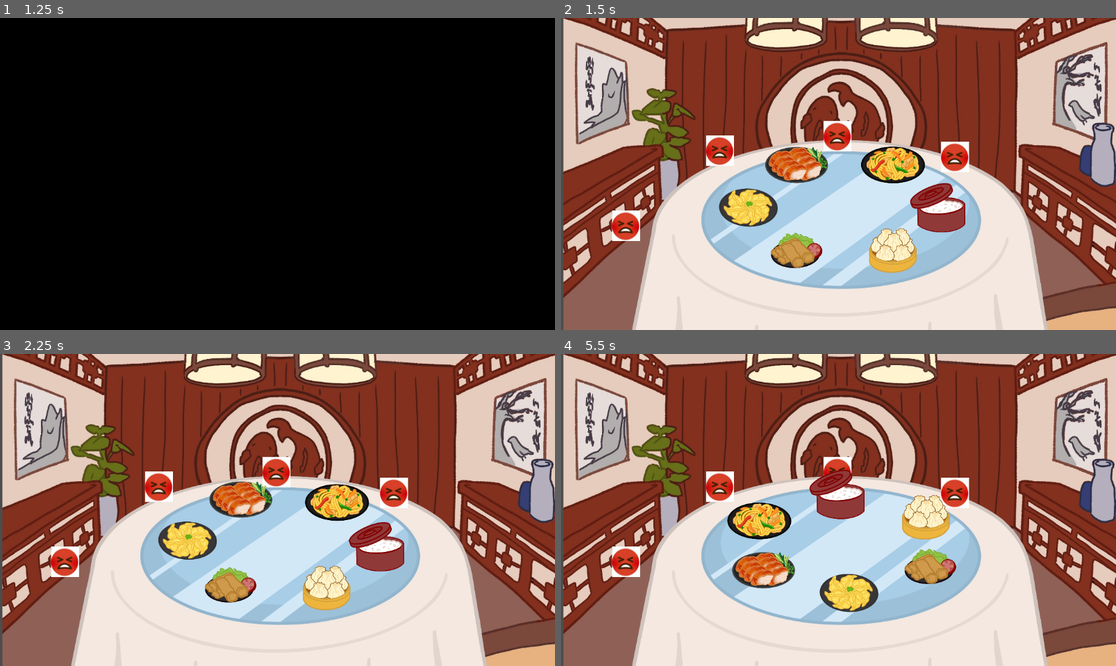
Above: before the commit, frames 1-4 (two rows, left to right).
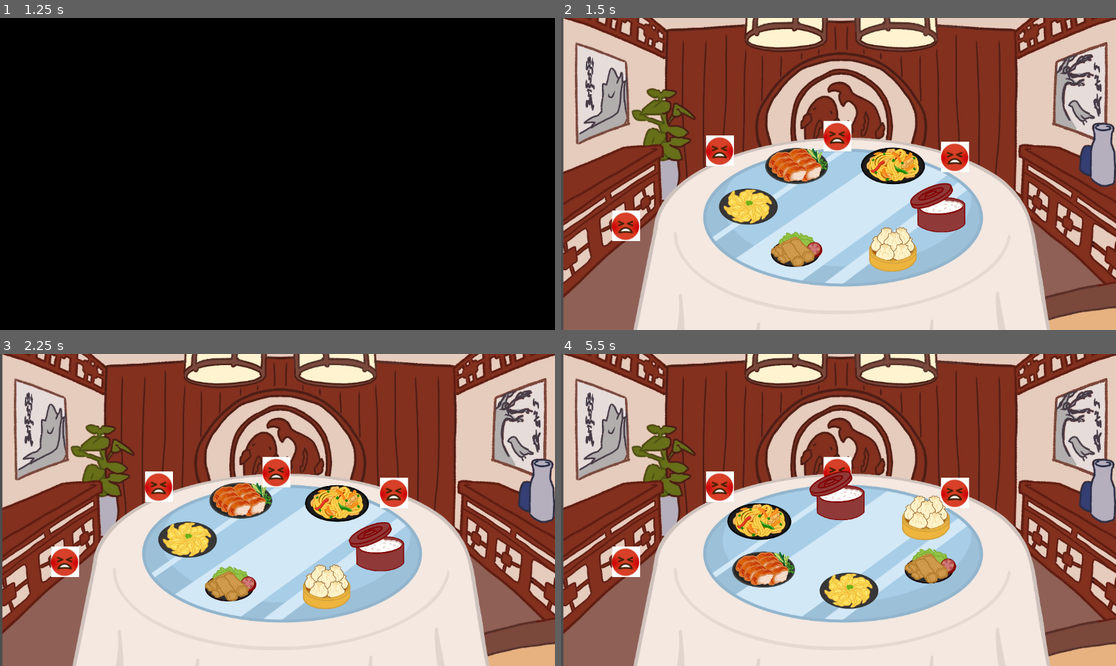
Above: after the commit, the same moments.

Repository: game-dev-besties/lupe_game
Game: Godot game, scene res://scenes/cutscene.tscn
Same seed, same stepped clock (60 frames per second), same inputs: the game is played once before the commit and once after it.
Inputs (mouse positions are in pixels of both pictures, inside the frame that each line leads up to):
- Up to frame 1 (1.25 s): click "SKIP" at 0.5 s
- Up to frame 2 (1.5 s): click "SKIP" at 1.25 s
- Up to frame 3 (2.25 s): tap Enter (ui_accept) at 2 s; move the mouse to (377, 544) at 2.02 s; hold Right (ui_right) from 2.03 s (still down); click (377, 544) at 2.17 s
- Up to frame 4 (5.5 s): tap Enter (ui_accept) at 2.27, 3.02, 4.52, 5.27 s; move the mouse to (827, 591) at 2.77 s; release Right (ui_right) at 2.78 s; hold Left (ui_left) 2.78-3.53 s; click (827, 591) at 2.92 s; move the mouse to (749, 547) at 3.52 s; hold Right (ui_right) 3.53-5.03 s; click (749, 547) at 3.67 s; move the mouse to (794, 503) at 4.27 s; click (794, 503) at 4.42 s; move the mouse to (888, 588) at 5.02 s; hold Left (ui_left) from 5.03 s (still down); click (888, 588) at 5.17 s

Frame 1 is identical in both runs. In frame 2, 4.8% of the frame differs, in the area x 12-89%, y 38-100%; in frame 3, 4.8%; in frame 4, 5.0%, in the area x 12-89%, y 36-100%.

Commit message:
fix: dumpling not formatted correctly

Diff:
--- a/scenes/game.tscn
+++ b/scenes/game.tscn
@@ -97,7 +97,7 @@
 [node name="table sprite" type="Sprite2D" parent="spinningthing"]
 z_index = -1000
 z_as_relative = false
-position = Vector2(-6, 80)
+position = Vector2(-2, 75)
 scale = Vector2(0.435841, 0.407341)
 texture = ExtResource("3_lbhrr")
 
--- a/scripts/spinningthing.gd
+++ b/scripts/spinningthing.gd
@@ -4,7 +4,7 @@
 @export var dish_scene = load("res://scenes/dish.tscn") as PackedScene
 @export var npc_scene = load("res://scenes/NPC.tscn") as PackedScene
 @export var ellipse_width: float = 400.0
-@export var ellipse_height: float = 205.0
+@export var ellipse_height: float = 200.0
 
 # --- Physics Properties ---
 @export var max_scale: float = 1.2
Binary file changed: assets/food/frieddumpling.png
